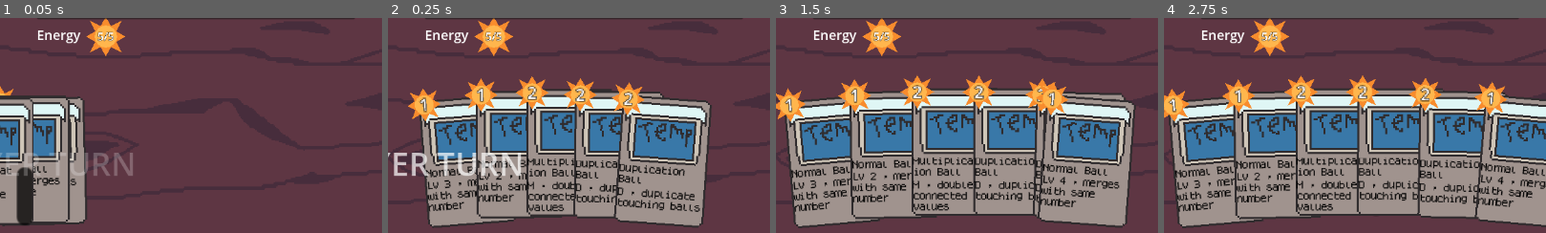
Above: before the commit, frames 1-4 (left to right).
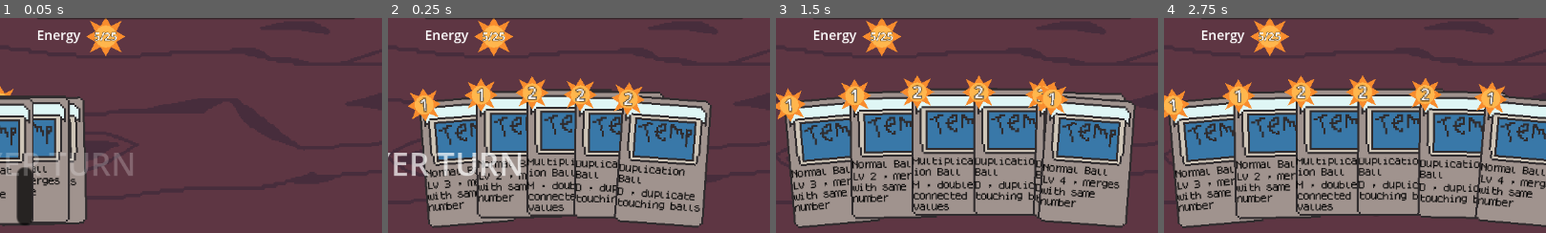
Above: after the commit, the same moments.

Repository: nmh6063-star/GameDesign-FinalProject
Game: Godot game, scene res://scenes/main.tscn
The game is run twice, just before and just after one commit, with the same random seed, the same clock (stepped at 60 frames per second) and the same inputs.
Inputs (mouse positions are % of the whole screen's width and height, from its top left):
- Up to frame 1 (0.05 s): no input
- Up to frame 2 (0.25 s): no input
- Up to frame 3 (1.5 s): move the mouse to (72, 45) at 0.52 s; hold D (right) 0.53-1.25 s; click (72, 45) at 0.6 s; click "Draw" at 1.25 s
- Up to frame 4 (2.75 s): move the mouse to (30, 55) at 2.02 s; hold A (left) from 2.03 s (still down); tap Space (space) at 2.1 s
The pictures show only the part of the screen within x 46-96%, y 50-100%; the shares and areas given below are measured in that part.

The runs differ from the first frame. In frame 1, 0.2% of the frame differs, in the area x 24-31%, y 6-12%; in frame 2, 0.2%; in frame 3, 0.2%; in frame 4, 0.2%.

Commit message:
Energy changes + card fixes

Diff:
--- a/scenes/main.tscn
+++ b/scenes/main.tscn
@@ -191,12 +191,6 @@
 
 [sub_resource type="PhysicsMaterial" id="PhysicsMaterial_ball"]
 friction = 2.5
-bounce = 0.0
-
-
-[sub_resource type="PhysicsMaterial" id="PhysicsMaterial_surface"]
-friction = 2.5
-bounce = 0.0
 
 [sub_resource type="CircleShape2D" id="CircleShape2D_o5qli"]
 radius = 20.0
@@ -205,6 +199,8 @@
 base_font = ExtResource("6_choun")
 spacing_glyph = -2
 
+[sub_resource type="PhysicsMaterial" id="PhysicsMaterial_surface"]
+friction = 2.5
 
 [sub_resource type="AtlasTexture" id="AtlasTexture_jyhfs"]
 atlas = ExtResource("3_sugp2")
--- a/script/card/card_view.gd
+++ b/script/card/card_view.gd
@@ -44,14 +44,17 @@
 
 	var over := _mouse_over_card()
 	if not _armed:
-		if over:
+		if over and (!Global.cardInPlay or Global.cardInPlay == self):
 			if not hover:
 				timer.start()
 				info.rotation = -rotation
 			hover = true
+			Global.cardInPlay = self
 		else:
 			info.visible = false
 			hover = false
+			if Global.cardInPlay == self:
+				Global.cardInPlay = null
 		if hover and Input.is_action_just_pressed("play_card"):
 			if _armed_card != null and is_instance_valid(_armed_card) and _armed_card != self:
 				_armed_card.disarm_snap()
--- a/script/core/global.gd
+++ b/script/core/global.gd
@@ -9,7 +9,7 @@
 var player_health := 100
 var player_max_health := 100
 
-var player_energy_max := 5
+var player_energy_max := 25
 var player_energy := 5
 
 @onready var ballInPlay = get_node("/root/Node2D/Ball")
--- a/script/session/game_manager.gd
+++ b/script/session/game_manager.gd
@@ -33,7 +33,9 @@
 
 
 func _ready() -> void:
-	Global.player_energy = Global.player_energy_max
+	#Global.player_energy = Global.player_energy_max
+	#change to some constant
+	Global.player_energy = 5
 	energy_changed.emit(Global.player_energy, Global.player_energy_max)
 
 
@@ -168,7 +170,9 @@
 	_clamp_ball_in_play_pointer(template as Node)
 	_combat_damage_phase = false
 	Global.phase = Global.Phase.PLAY
-	Global.player_energy = Global.player_energy_max
+	Global.player_energy += 5
+	if Global.player_energy > Global.player_energy_max:
+		Global.player_energy = Global.player_energy_max
 	energy_changed.emit(Global.player_energy, Global.player_energy_max)
 	_resolving = false
 	player_turn_started.emit()
Not shown: 2 places in scenes/main.tscn that only renumber resources
